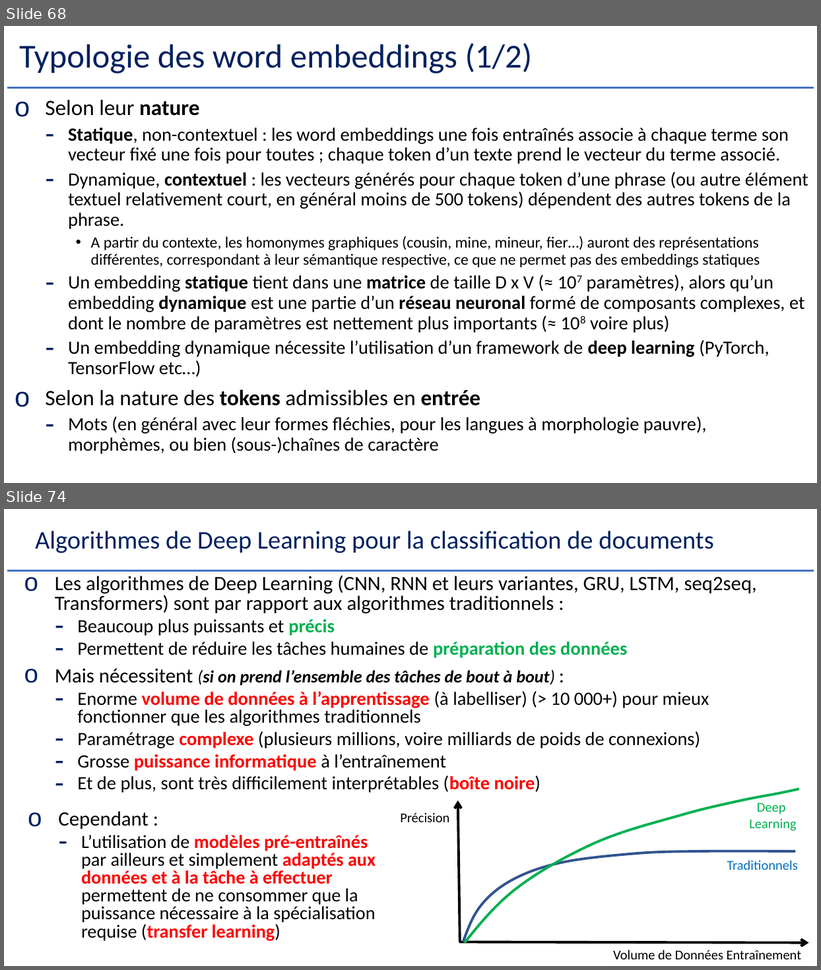
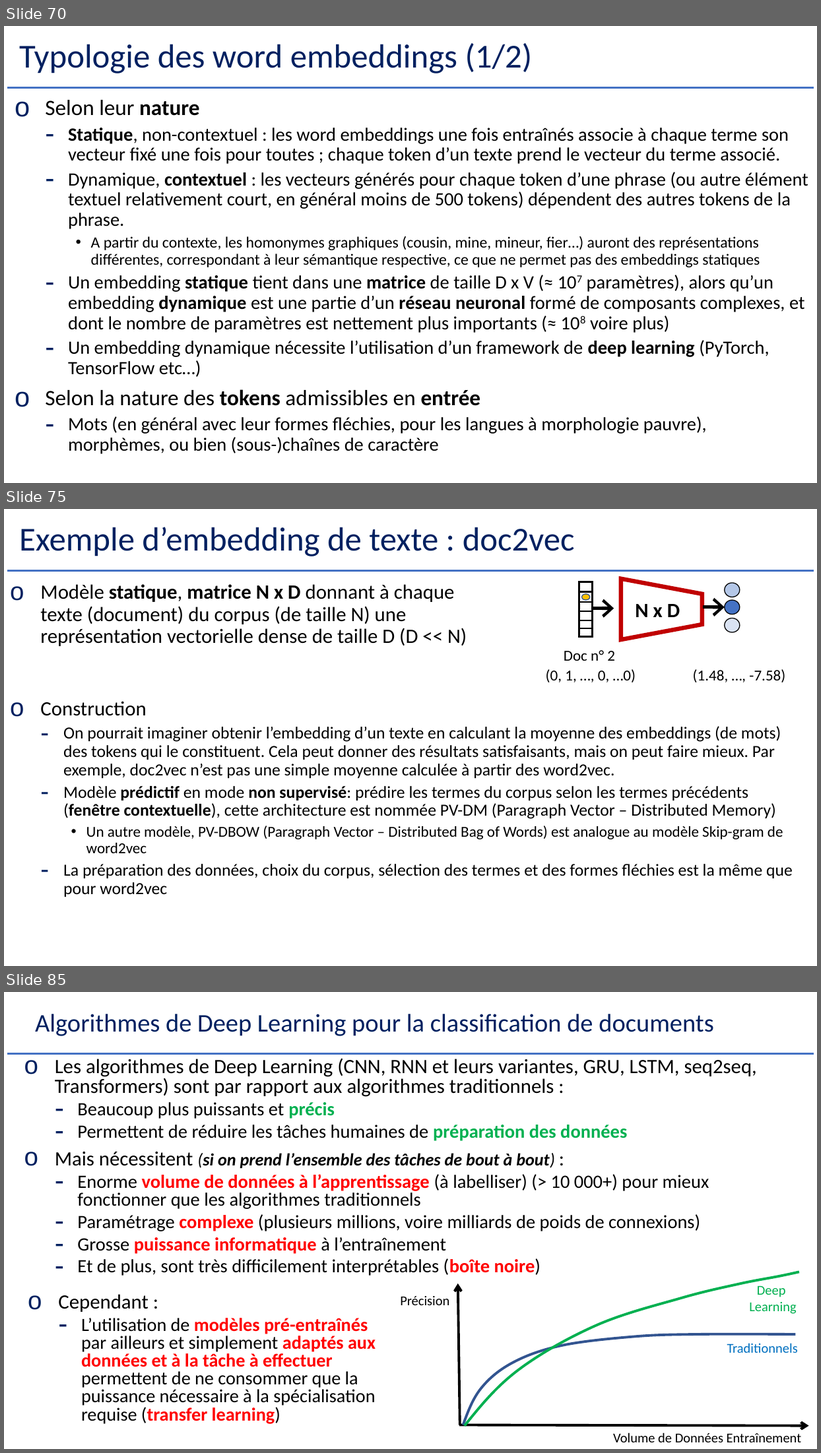
Before and after one commit to Herve-Guerin/cours-NLP-Gustave-Eiffel, a slide deck: Slides/NLP et Analyse Textuelle V2 - 2.pptx. Shown one above the other, each under a label of ours: slides 68 and 74 before the commit, slides 70, 75 and 85 after it; the slides between them are not shown. The pictures are 821x970 and 821x1453 pixels, drawn with LibreOffice and Linux fonts; fonts in the diff are those of the drawing. Boxes give left, top, right and bottom in pixels: in the first picture for what was removed or moved away, otherwise in the second. Text is boxed around its words. In the diff, an @@ line names an element or a change of style, - is before the commit and + after.

```diff
--- a/Slides/NLP et Analyse Textuelle V2 - 2.pptx
+++ b/Slides/NLP et Analyse Textuelle V2 - 2.pptx
@@ slide 75 added at (4,509,817,966), background #FFFFFF; not listed: 1 template element that a slide beside it also shows @@
@@ title added at (19,527,575,557), 39.6 pt, text #002060 @@
+Exemple d’embedding de texte : doc2vec
@@ text added at (40,584,467,646), 24 pt, text #000000 @@
+o Modèle statique, matrice N x D donnant à chaque texte (document) du corpus (de taille N) une représentation vectorielle dense de taille D (D << N)
@@ trapezoid added at (621,579,702,640), outline #C00000 5 pt @@
@@ ellipse added at (725,583,741,597), fill #B4C7E7, outline #000000 1 pt @@
@@ ellipse added at (582,594,590,600), fill #FFC000, outline #325491 1 pt @@
@@ text added at (635,604,680,617), 24 pt, text #000000, bold @@
+N x D
@@ arrow added from (703, 607) to (725, 607), #000000 4 pt @@
@@ ellipse added at (725,600,741,614), fill #4472C4, outline #000000 1 pt @@
@@ arrow added from (593, 609) to (614, 609), #000000 4 pt @@
@@ ellipse added at (725,618,741,632), fill #DAE3F3, outline #000000 1 pt @@
@@ group added at (580,582,593,636): 5 lines, 1 rectangle @@
@@ text added at (564,650,615,661), 18 pt, text #000000 @@
+Doc n° 2
@@ text added at (546,669,636,683), 18 pt, text #000000 @@
+(0, 1, …, 0, …0)
@@ text added at (693,669,785,683), 18 pt, text #000000 @@
+(1.48, …, -7.58)
@@ text added at (40,701,793,897), 20 pt, text #000000 @@
+o Construction
+  – On pourrait imaginer obtenir l’embedding d’un texte en calculant la moyenne des embeddings (de mots) des tokens qui le constituent. Cela peut donner des résultats satisfaisants, mais on peut faire mieux. Par exemple, doc2vec n’est pas une simple moyenne calculée à partir des word2vec.
+  – Modèle prédictif en mode non supervisé: prédire les termes du corpus selon les termes précédents (fenêtre contextuelle), cette architecture est nommée PV-DM (Paragraph Vector – Distributed Memory)
+    • Un autre modèle, PV-DBOW (Paragraph Vector – Distributed Bag of Words) est analogue au modèle Skip-gram de word2vec
+  – La préparation des données, choix du corpus, sélection des termes et des formes fléchies est la même que pour word2vec
@@ what was slide 68 is now slide 70 @@
@@ what was slide 74 is now slide 85 @@
```
Also in this commit, not shown: 15 slides changed, 10 other slides added.
